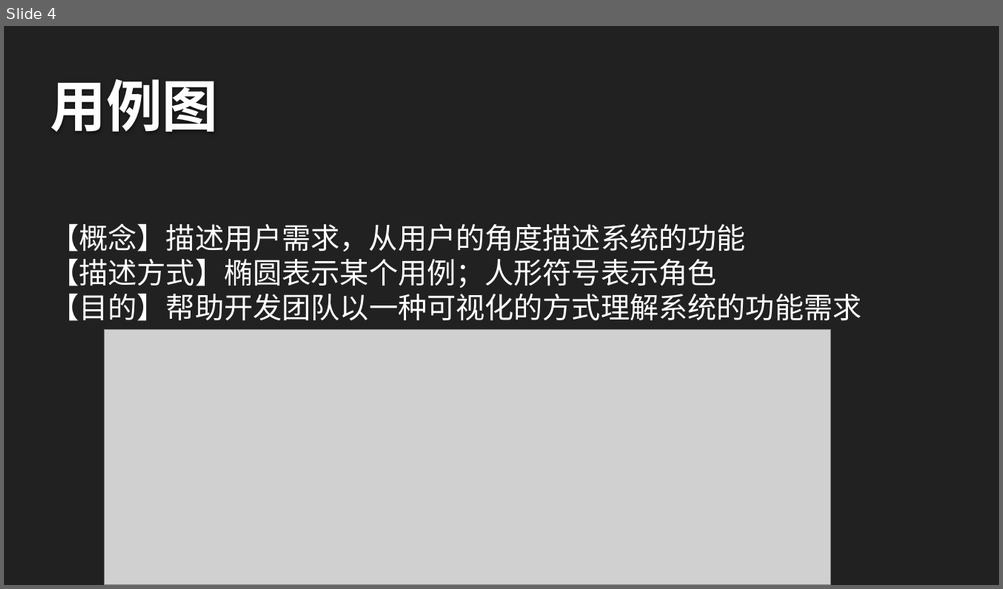
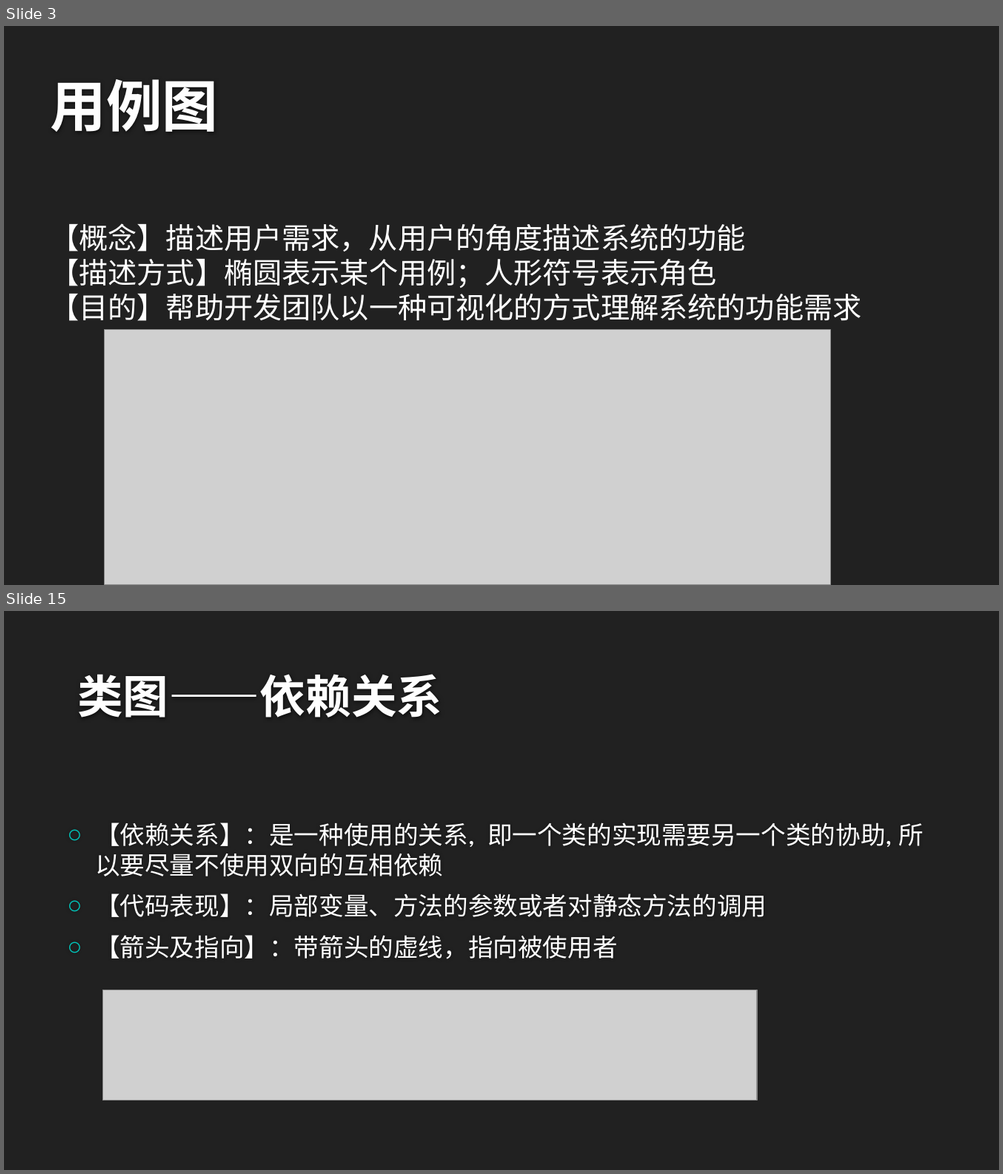
Before and after one commit to twn422/PRD2017, a slide deck: PRD-2017-G24/STW/非受控文件/翻转课堂作业/UML基础1/UML基础Ⅰ.pptx. Shown one above the other, each under a label of ours: slide 4 before the commit, slides 3 and 15 after it; the slides between them are not shown. The pictures are 1003x589 and 1003x1174 pixels, drawn with LibreOffice and Linux fonts; fonts in the diff are those of the drawing; grey boxes stand for pictures; background and template pictures are left out. Boxes give left, top, right and bottom in pixels: in the first picture for what was removed or moved away, otherwise in the second. Text is boxed around its words. In the diff, an @@ line names an element or a change of style, - is before the commit and + after.

```diff
--- a/PRD-2017-G24/STW/非受控文件/翻转课堂作业/UML基础1/UML基础Ⅰ.pptx
+++ b/PRD-2017-G24/STW/非受控文件/翻转课堂作业/UML基础1/UML基础Ⅰ.pptx
@@ slide 15 added at [4, 611, 999, 1170], background #212121 @@
@@ title added at [77, 674, 442, 718], 44 pt, text #FEFEFE, bold @@
+类图——依赖关系
@@ text added at [95, 823, 923, 960], 24 pt, text #FFFFFF @@
+○ 【依赖关系】：是一种使用的关系, 即一个类的实现需要另一个类的协助, 所以要尽量不使用双向的互相依赖
+○ 【代码表现】：局部变量、方法的参数或者对静态方法的调用
+○ 【箭头及指向】：带箭头的虚线，指向被使用者
@@ picture added at [102, 990, 757, 1100] @@
@@ what was slide 4 is now slide 3 @@
```
Also in this commit, not shown: 3 slides changed, 18 other slides added, 15 slides removed, 1 other file.
